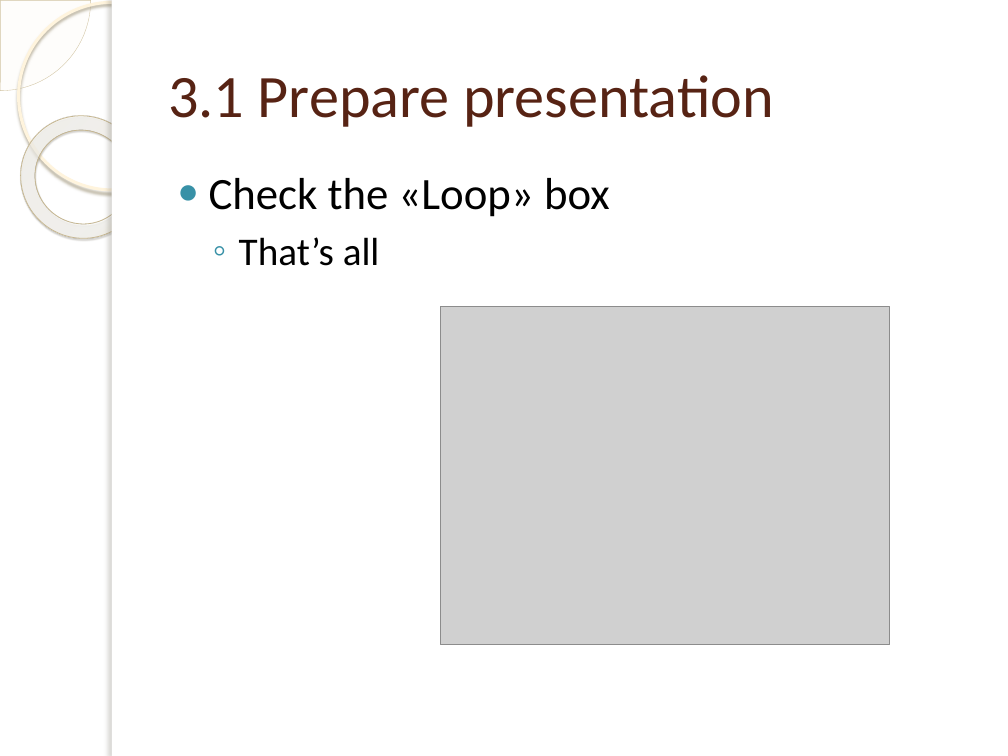
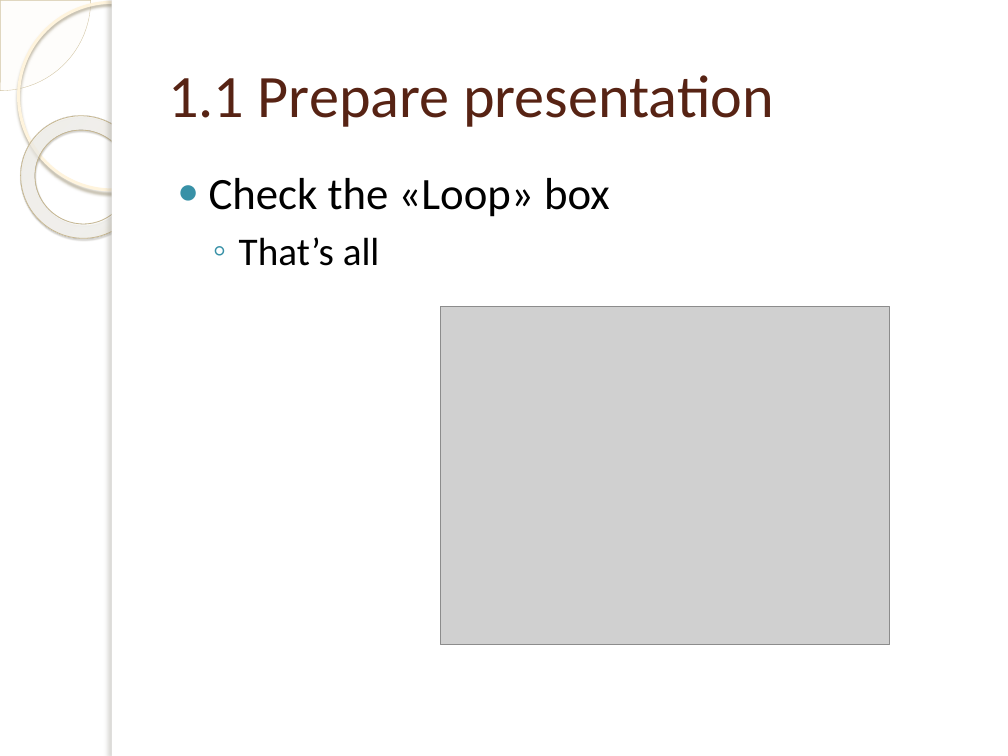
Before and after one commit to Nexolight/PPInfoScreen, a slide deck: slide 3 of files/templates/example.pptx (slide 11 before the commit). Drawn at 1008x756 pixels with LibreOffice and Linux fonts; fonts in the diff are those of the drawing; grey boxes stand for pictures; background and template pictures are left out. Boxes give left, top, right and bottom in pixels: in the first picture for what was removed or moved away, otherwise in the second. Text is boxed around its words. In the diff, an @@ line names an element or a change of style, - is before the commit and + after.

```diff
--- a/files/templates/example.pptx
+++ b/files/templates/example.pptx
@@ title at <box>168,75,774,127</box>: text changed @@
-3.1 Prepare presentation
+1.1 Prepare presentation
```
Also in this commit, not shown: 9 other slides changed, 7 other files.
